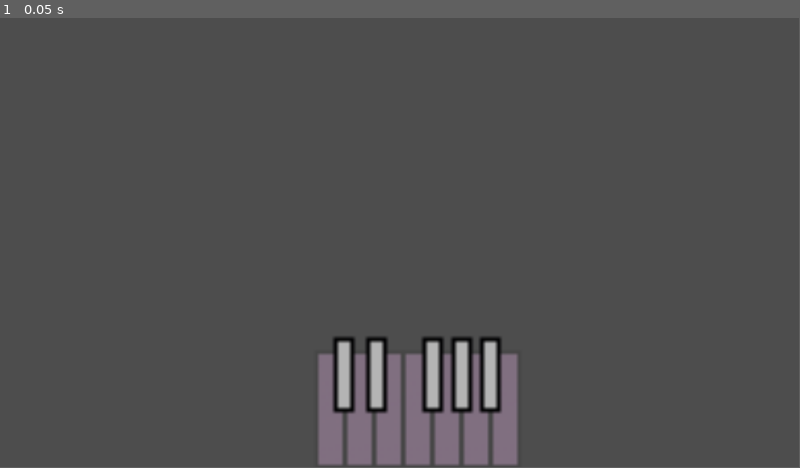
Above: before the commit, frame 1.
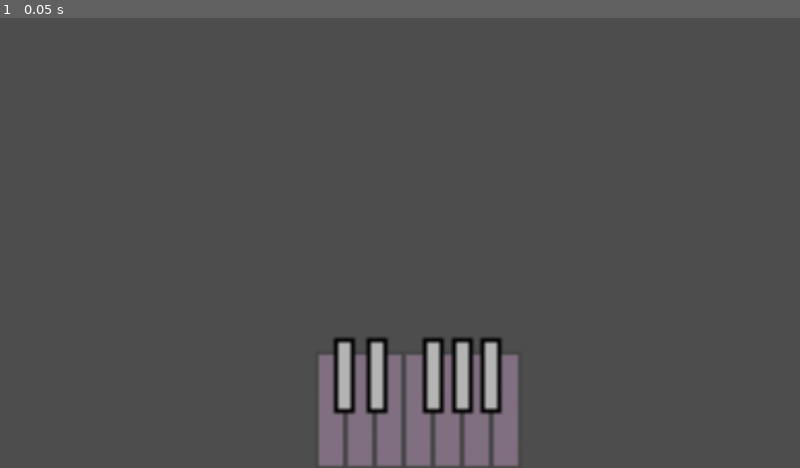
Above: after the commit, the same moment.

Repository: Jae7777/Wind-Tempo
Game: Godot game, scene res://levels/game_level.tscn
Same seed, same stepped clock (60 frames per second), same inputs: the game is played once before the commit and once after it. The project has no main scene, so this scene is started directly.
Inputs:
- Up to frame 1 (0.05 s): no input
In our replay, the window is 799x449 before the commit and 800x450 after it. These sizes can differ from the game's own. Grey fills any space a smaller window leaves; there, only what the larger window draws over its background counts as a difference.

The runs differ from the first frame. In frame 1, 0.4% of the frame differs, in the area x 42-63%, y 71-89%.

Commit message:
Buttons Rigged & Set Up

Diff:
--- a/wind-tempo/levels/game_level.tscn
+++ b/wind-tempo/levels/game_level.tscn
@@ -1,68 +1,93 @@
-[gd_scene load_steps=3 format=3 uid="uid://b5ifyllxkwvqf"]
+[gd_scene load_steps=4 format=3 uid="uid://b5ifyllxkwvqf"]
 
 [ext_resource type="Texture2D" uid="uid://bynygenara5cm" path="res://art/white key (unpressed).png" id="1_sklrn"]
 [ext_resource type="Texture2D" uid="uid://chj2ehf6envlg" path="res://art/black key (unpressed).png" id="2_d65c1"]
+[ext_resource type="Script" uid="uid://csniptwjdljj5" path="res://objects/key_listener.gd" id="2_n0b0m"]
 
 [node name="GameLevel" type="Node2D"]
 
 [node name="Camera2D" type="Camera2D" parent="."]
 
-[node name="WhiteKey(unpressed)" type="Sprite2D" parent="."]
+[node name="C" type="Sprite2D" parent="."]
 position = Vector2(-107, 316)
 scale = Vector2(5, 5)
 texture = ExtResource("1_sklrn")
+script = ExtResource("2_n0b0m")
+key_name = "button_space"
 
-[node name="WhiteKey(unpressed)2" type="Sprite2D" parent="."]
+[node name="D" type="Sprite2D" parent="."]
 position = Vector2(-65, 316)
 scale = Vector2(5, 5)
 texture = ExtResource("1_sklrn")
+script = ExtResource("2_n0b0m")
+key_name = "button_j"
 
-[node name="WhiteKey(unpressed)3" type="Sprite2D" parent="."]
+[node name="E" type="Sprite2D" parent="."]
 position = Vector2(-23, 316)
 scale = Vector2(5, 5)
 texture = ExtResource("1_sklrn")
+script = ExtResource("2_n0b0m")
+key_name = "button_k"
 
-[node name="WhiteKey(unpressed)4" type="Sprite2D" parent="."]
+[node name="F" type="Sprite2D" parent="."]
 position = Vector2(19, 316)
 scale = Vector2(5, 5)
 texture = ExtResource("1_sklrn")
+script = ExtResource("2_n0b0m")
+key_name = "button_l"
 
-[node name="WhiteKey(unpressed)5" type="Sprite2D" parent="."]
+[node name="G" type="Sprite2D" parent="."]
 position = Vector2(61, 316)
 scale = Vector2(5, 5)
 texture = ExtResource("1_sklrn")
+script = ExtResource("2_n0b0m")
+key_name = "button_;"
 
-[node name="WhiteKey(unpressed)6" type="Sprite2D" parent="."]
+[node name="A" type="Sprite2D" parent="."]
 position = Vector2(103, 316)
 scale = Vector2(5, 5)
 texture = ExtResource("1_sklrn")
+script = ExtResource("2_n0b0m")
+key_name = "button_'"
 
-[node name="WhiteKey(unpressed)7" type="Sprite2D" parent="."]
+[node name="B" type="Sprite2D" parent="."]
 position = Vector2(145, 316)
 scale = Vector2(5, 5)
 texture = ExtResource("1_sklrn")
+script = ExtResource("2_n0b0m")
+key_name = "button_enter"
 
-[node name="BlackKey(unpressed)" type="Sprite2D" parent="."]
+[node name="CSharp_DFlat" type="Sprite2D" parent="."]
 position = Vector2(-161, 233.00002)
 scale = Vector2(6, 6)
 texture = ExtResource("2_d65c1")
+script = ExtResource("2_n0b0m")
+key_name = "button_u"
 
-[node name="BlackKey(unpressed)2" type="Sprite2D" parent="."]
+[node name="DSharp_EFlat" type="Sprite2D" parent="."]
 position = Vector2(-114, 233)
 scale = Vector2(6, 6)
 texture = ExtResource("2_d65c1")
+script = ExtResource("2_n0b0m")
+key_name = "button_i"
 
-[node name="BlackKey(unpressed)3" type="Sprite2D" parent="."]
+[node name="FSharp_GFlat" type="Sprite2D" parent="."]
 position = Vector2(-33, 233)
 scale = Vector2(6, 6)
 texture = ExtResource("2_d65c1")
+script = ExtResource("2_n0b0m")
+key_name = "button_o"
 
-[node name="BlackKey(unpressed)4" type="Sprite2D" parent="."]
+[node name="GSharp_AFlat" type="Sprite2D" parent="."]
 position = Vector2(9, 233)
 scale = Vector2(6, 6)
 texture = ExtResource("2_d65c1")
+script = ExtResource("2_n0b0m")
+key_name = "button_p"
 
-[node name="BlackKey(unpressed)5" type="Sprite2D" parent="."]
+[node name="ASharp_BFlat" type="Sprite2D" parent="."]
 position = Vector2(50, 233)
 scale = Vector2(6, 6)
 texture = ExtResource("2_d65c1")
+script = ExtResource("2_n0b0m")
+key_name = "button_["
--- a/wind-tempo/objects/key_listener.gd
+++ b/wind-tempo/objects/key_listener.gd
@@ -1,7 +1,8 @@
 extends Sprite2D
 
-func _ready():
-		pass
+@export var key_name: String = ""
+
 
 func _process(delta):
-		pass
+		if Input.is_action_just_pressed(key_name):
+			print(key_name)
--- a/wind-tempo/objects/key_listener.tscn
+++ b/wind-tempo/objects/key_listener.tscn
@@ -1,9 +1,3 @@
-[gd_scene load_steps=3 format=3 uid="uid://b7qcxxx6uq2t1"]
+[gd_scene format=3 uid="uid://b7qcxxx6uq2t1"]
 
-[ext_resource type="Texture2D" uid="uid://dqxodl28rj1h7" path="res://art/pixil piano.png" id="1_181ek"]
-[ext_resource type="Script" uid="uid://csniptwjdljj5" path="res://objects/key_listener.gd" id="2_vgigu"]
-
-[node name="KeyListeners" type="Sprite2D"]
-position = Vector2(11, -19)
-texture = ExtResource("1_181ek")
-script = ExtResource("2_vgigu")
+[node name="KeyListener" type="Node2D"]
--- a/wind-tempo/project.godot
+++ b/wind-tempo/project.godot
@@ -13,3 +13,77 @@
 config/name="Wind Tempo"
 config/features=PackedStringArray("4.5", "Forward Plus")
 config/icon="res://icon.svg"
+
+[display]
+
+window/stretch/mode="viewport"
+
+[input]
+
+button_space={
+"deadzone": 0.2,
+"events": [Object(InputEventKey,"resource_local_to_scene":false,"resource_name":"","device":-1,"window_id":0,"alt_pressed":false,"shift_pressed":false,"ctrl_pressed":false,"meta_pressed":false,"pressed":false,"keycode":0,"physical_keycode":32,"key_label":0,"unicode":32,"location":0,"echo":false,"script":null)
+]
+}
+button_j={
+"deadzone": 0.2,
+"events": [Object(InputEventKey,"resource_local_to_scene":false,"resource_name":"","device":-1,"window_id":0,"alt_pressed":false,"shift_pressed":false,"ctrl_pressed":false,"meta_pressed":false,"pressed":false,"keycode":0,"physical_keycode":74,"key_label":0,"unicode":106,"location":0,"echo":false,"script":null)
+]
+}
+button_k={
+"deadzone": 0.2,
+"events": [Object(InputEventKey,"resource_local_to_scene":false,"resource_name":"","device":-1,"window_id":0,"alt_pressed":false,"shift_pressed":false,"ctrl_pressed":false,"meta_pressed":false,"pressed":false,"keycode":0,"physical_keycode":75,"key_label":0,"unicode":107,"location":0,"echo":false,"script":null)
+]
+}
+button_rightalt={
+"deadzone": 0.2,
+"events": [Object(InputEventKey,"resource_local_to_scene":false,"resource_name":"","device":-1,"window_id":0,"alt_pressed":false,"shift_pressed":false,"ctrl_pressed":false,"meta_pressed":false,"pressed":false,"keycode":0,"physical_keycode":4194328,"key_label":0,"unicode":0,"location":0,"echo":false,"script":null)
+, Object(InputEventKey,"resource_local_to_scene":false,"resource_name":"","device":-1,"window_id":0,"alt_pressed":false,"shift_pressed":false,"ctrl_pressed":false,"meta_pressed":false,"pressed":false,"keycode":0,"physical_keycode":76,"key_label":0,"unicode":108,"location":0,"echo":false,"script":null)
+]
+}
+button_l={
+"deadzone": 0.2,
+"events": [Object(InputEventKey,"resource_local_to_scene":false,"resource_name":"","device":-1,"window_id":0,"alt_pressed":false,"shift_pressed":false,"ctrl_pressed":false,"meta_pressed":false,"pressed":false,"keycode":0,"physical_keycode":76,"key_label":0,"unicode":108,"location":0,"echo":false,"script":null)
+, Object(InputEventKey,"resource_local_to_scene":false,"resource_name":"","device":-1,"window_id":0,"alt_pressed":false,"shift_pressed":false,"ctrl_pressed":false,"meta_pressed":false,"pressed":false,"keycode":0,"physical_keycode":4194328,"key_label":0,"unicode":0,"location":0,"echo":false,"script":null)
+]
+}
+"button_;"={
+"deadzone": 0.2,
+"events": [Object(InputEventKey,"resource_local_to_scene":false,"resource_name":"","device":-1,"window_id":0,"alt_pressed":false,"shift_pressed":false,"ctrl_pressed":false,"meta_pressed":false,"pressed":false,"keycode":0,"physical_keycode":59,"key_label":0,"unicode":59,"location":0,"echo":false,"script":null)
+]
+}
+button_'={
+"deadzone": 0.2,
+"events": [Object(InputEventKey,"resource_local_to_scene":false,"resource_name":"","device":-1,"window_id":0,"alt_pressed":false,"shift_pressed":false,"ctrl_pressed":false,"meta_pressed":false,"pressed":false,"keycode":0,"physical_keycode":39,"key_label":0,"unicode":39,"location":0,"echo":false,"script":null)
+]
+}
+button_enter={
+"deadzone": 0.2,
+"events": [Object(InputEventKey,"resource_local_to_scene":false,"resource_name":"","device":-1,"window_id":0,"alt_pressed":false,"shift_pressed":false,"ctrl_pressed":false,"meta_pressed":false,"pressed":false,"keycode":0,"physical_keycode":4194309,"key_label":0,"unicode":0,"location":0,"echo":false,"script":null)
+]
+}
+button_u={
+"deadzone": 0.2,
+"events": [Object(InputEventKey,"resource_local_to_scene":false,"resource_name":"","device":-1,"window_id":0,"alt_pressed":false,"shift_pressed":false,"ctrl_pressed":false,"meta_pressed":false,"pressed":false,"keycode":0,"physical_keycode":85,"key_label":0,"unicode":117,"location":0,"echo":false,"script":null)
+]
+}
+button_i={
+"deadzone": 0.2,
+"events": [Object(InputEventKey,"resource_local_to_scene":false,"resource_name":"","device":-1,"window_id":0,"alt_pressed":false,"shift_pressed":false,"ctrl_pressed":false,"meta_pressed":false,"pressed":false,"keycode":0,"physical_keycode":73,"key_label":0,"unicode":105,"location":0,"echo":false,"script":null)
+]
+}
+button_o={
+"deadzone": 0.2,
+"events": [Object(InputEventKey,"resource_local_to_scene":false,"resource_name":"","device":-1,"window_id":0,"alt_pressed":false,"shift_pressed":false,"ctrl_pressed":false,"meta_pressed":false,"pressed":false,"keycode":0,"physical_keycode":79,"key_label":0,"unicode":111,"location":0,"echo":false,"script":null)
+]
+}
+button_p={
+"deadzone": 0.2,
+"events": [Object(InputEventKey,"resource_local_to_scene":false,"resource_name":"","device":-1,"window_id":0,"alt_pressed":false,"shift_pressed":false,"ctrl_pressed":false,"meta_pressed":false,"pressed":false,"keycode":0,"physical_keycode":80,"key_label":0,"unicode":112,"location":0,"echo":false,"script":null)
+]
+}
+"button_["={
+"deadzone": 0.2,
+"events": [Object(InputEventKey,"resource_local_to_scene":false,"resource_name":"","device":-1,"window_id":0,"alt_pressed":false,"shift_pressed":false,"ctrl_pressed":false,"meta_pressed":false,"pressed":false,"keycode":0,"physical_keycode":91,"key_label":0,"unicode":91,"location":0,"echo":false,"script":null)
+]
+}
